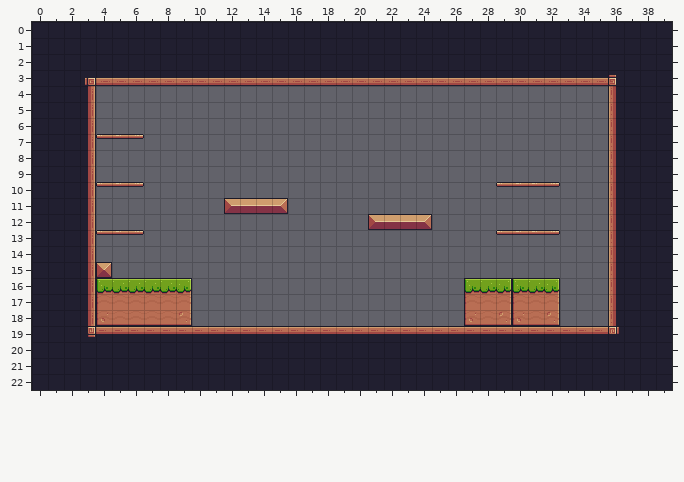
An edit to a level. Tiled map, assets/tiles/level_01.tmx. The picture above is the old version.
Cells are 16x16 px. Shown: x 0..39, y 0..22.
Once edited:
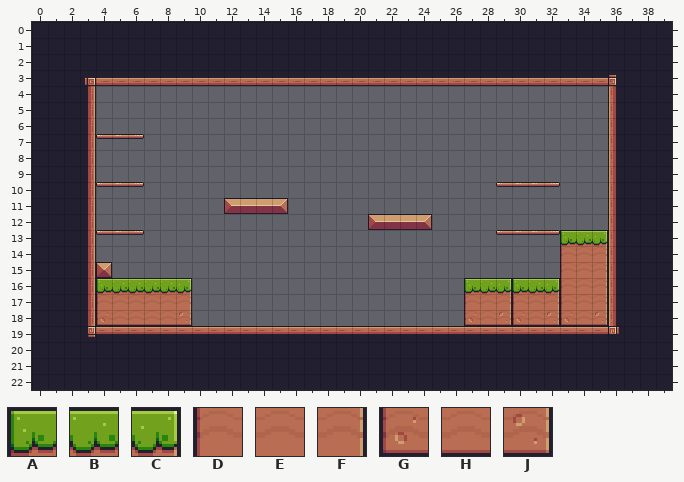
Key: from "Horse The Game": A 6, B 7, C 8, D 28, E 29, F 30, G 50, H 51, J 52.
_ is an empty cell.
Diff:
{"where": "layer \"Background\""}
{"y":13,"x":33,"old":"___","new":"ABC"}
{"y":14,"x":33,"old":"___","new":"DEF"}
{"y":15,"x":33,"old":"___","new":"DEF"}
{"y":16,"x":33,"old":"___","new":"DEF"}
{"y":17,"x":33,"old":"___","new":"DEF"}
{"y":18,"x":33,"old":"___","new":"GHJ"}
{"label":"added","picture_box":[560,230,608,326]}
